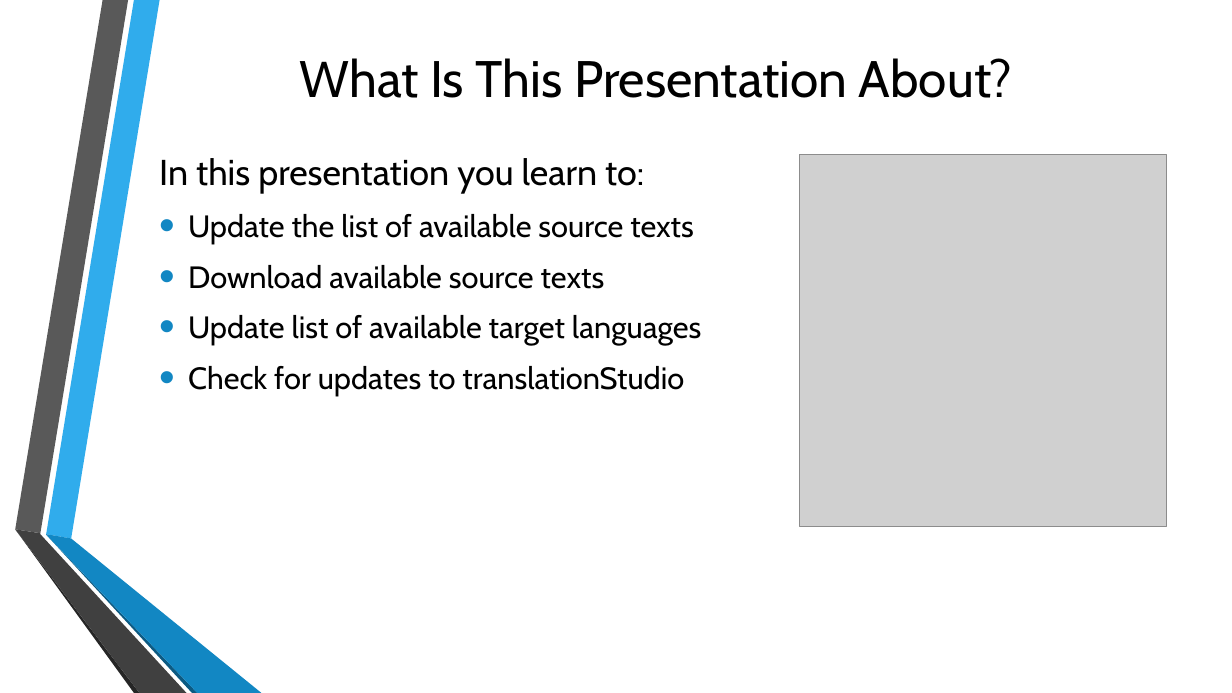
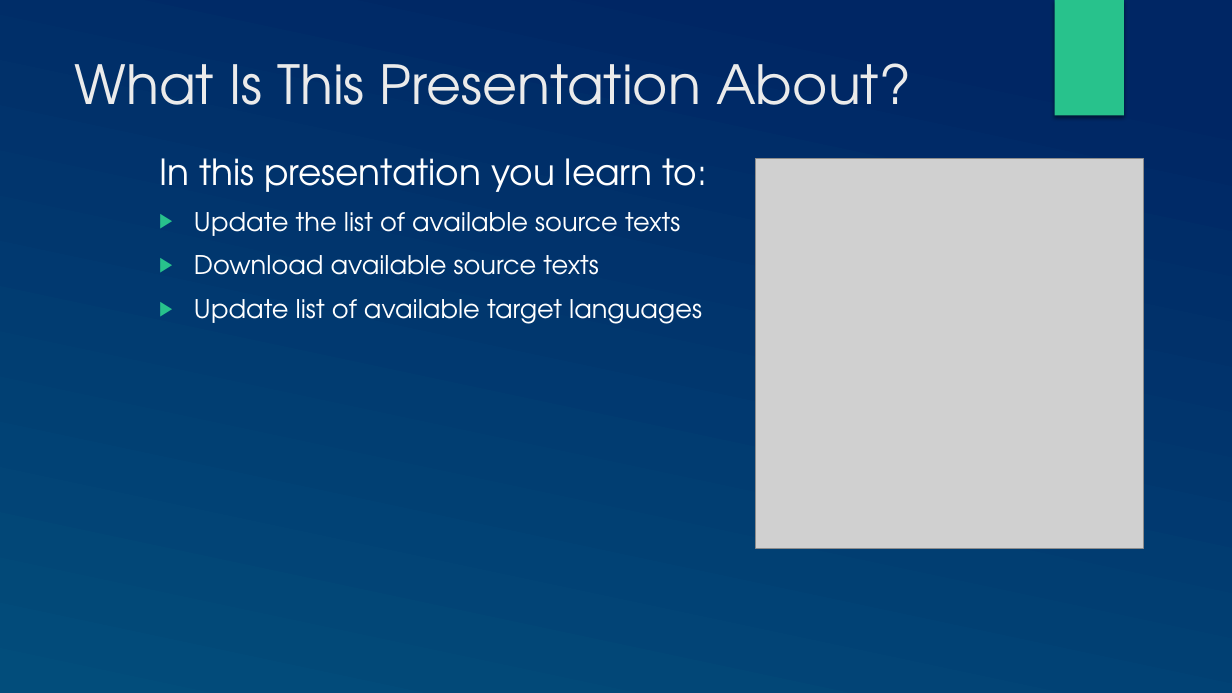
Before and after one commit to mondele/btt-writer-docs, a slide deck: slide 2 of docs/DUpdate.pptx. Drawn at 1232x693 pixels with LibreOffice and Linux fonts; fonts in the diff are those of the drawing; grey boxes stand for pictures; background and template pictures are left out. Boxes give left, top, right and bottom in pixels: in the first picture for what was removed or moved away, otherwise in the second. Text is boxed around its words. In the diff, an @@ line names an element or a change of style, - is before the commit and + after.

```diff
--- a/docs/DUpdate.pptx
+++ b/docs/DUpdate.pptx
@@ background picture (left out) to gradient #002664 to #024E7B @@
@@ rectangle added at (x1=1055, y1=0, x2=1124, y2=116), fill #28C28C @@
@@ title "What Is This Presentation About?" moved from (x1=300, y1=58, x2=1013, y2=98) to (x1=75, y1=63, x2=911, y2=105) @@
@@ title "What Is This Presentation About?" at (x1=75, y1=63, x2=911, y2=105): size 40 to 42 pt, font Cabin to TeX Gyre Adventor, text colour #000000 to #EBEBEB; alignment centre to left; vertical alignment middle to top @@
@@ text "In this presentation you learn ..." at (x1=159, y1=158, x2=707, y2=324): font Cabin to TeX Gyre Adventor, text colour #000000 to #FFFFFF; size 24 to 20 pt in "Update the list of available source texts", "Download available source texts", "Update list of available target languages"; less space between paragraphs; bullet • to ▶; bullet colour #1287C3 to #28C28C @@
@@ picture resized from (x1=799, y1=154, x2=1166, y2=527) to (x1=756, y1=158, x2=1144, y2=548) @@
@@ text at (x1=188, y1=366, x2=684, y2=396): paragraph removed @@
-• Check for updates to translationStudio
@@ group removed at (x1=15, y1=0, x2=262, y2=693): 6 freeform shapes @@
```
Also in this commit, not shown: 8 other slides changed, 1 slide added, 1 slide removed, 1 other file.
